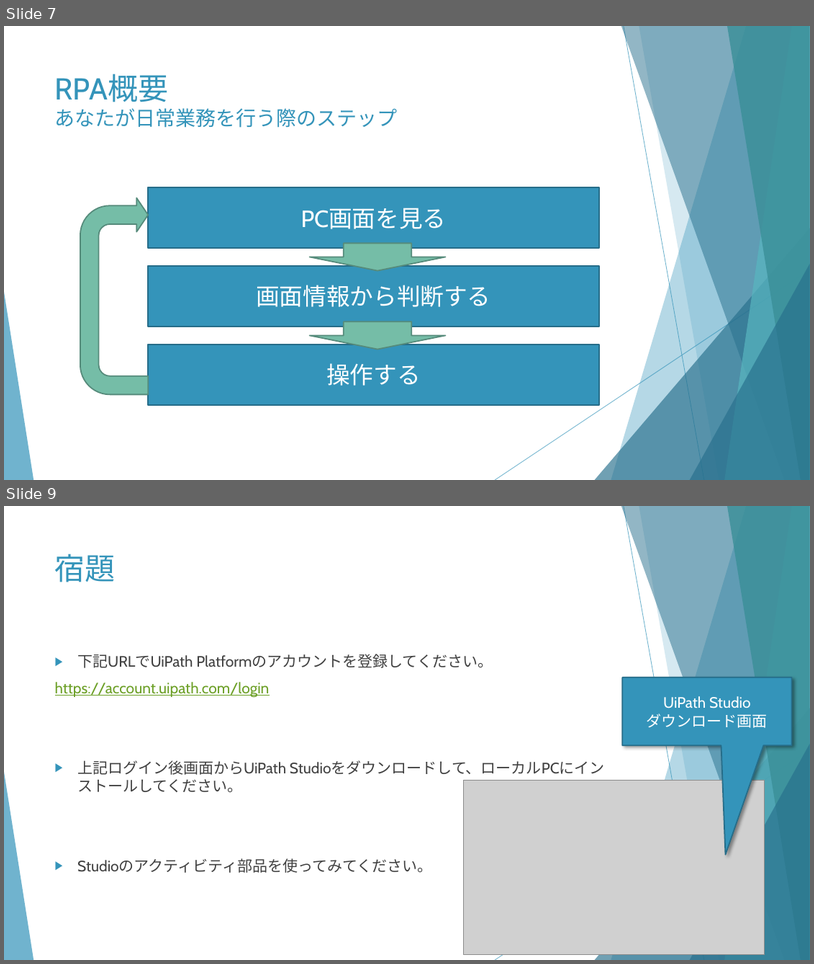
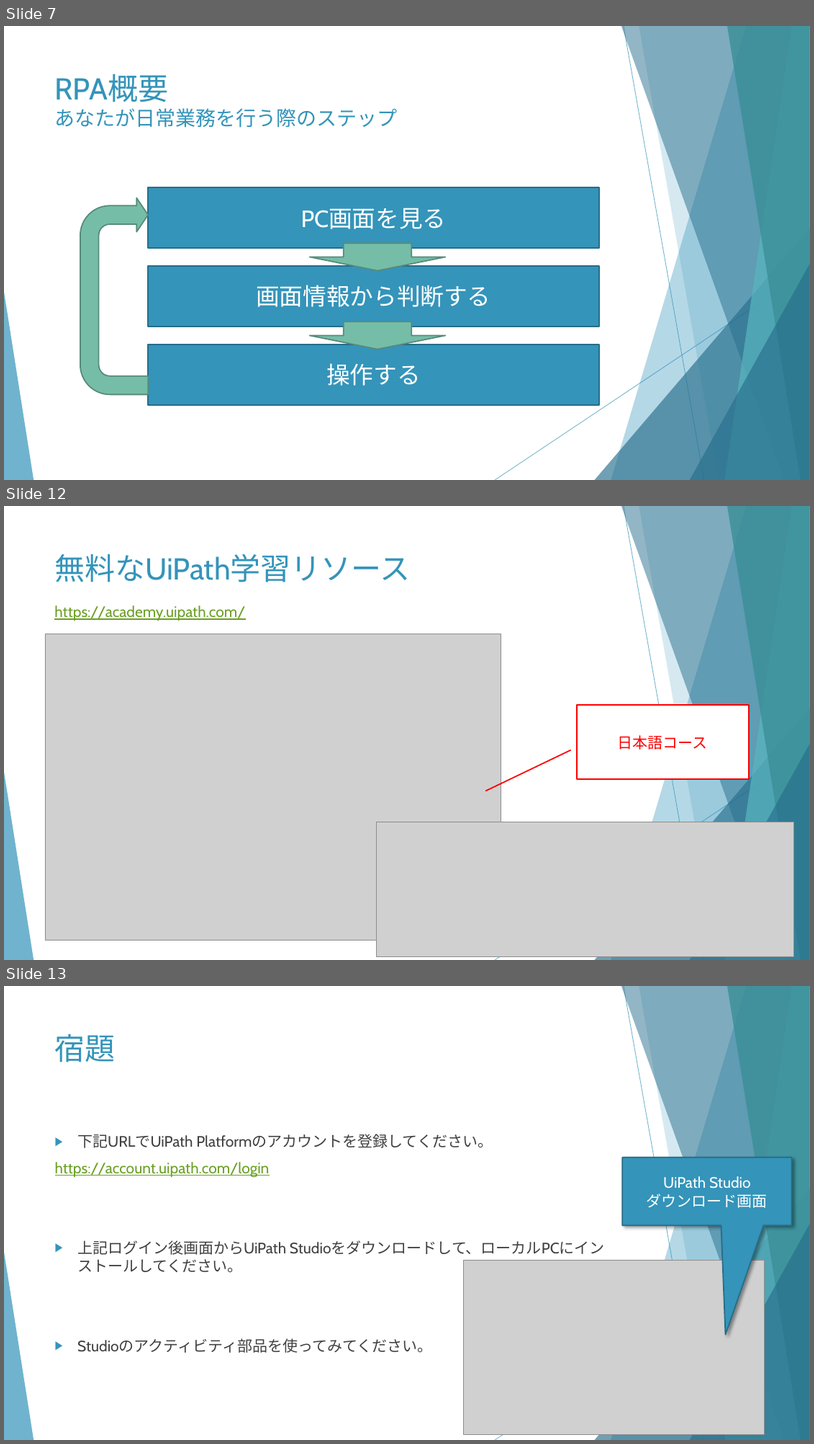
Before and after one commit to huangweijing/rpastudy, a slide deck: 020_RPA技術実施/20210218_RPA概要とUiPath環境構築/20210218_RPA概要とUiPath環境構築.pptx. Shown one above the other, each under a label of ours: slides 7 and 9 before the commit, slides 7, 12 and 13 after it; the slides between them are not shown. The pictures are 814x964 and 814x1444 pixels, drawn with LibreOffice and Linux fonts; fonts in the diff are those of the drawing; grey boxes stand for pictures. Boxes give left, top, right and bottom in pixels: in the first picture for what was removed or moved away, otherwise in the second. Text is boxed around its words. In the diff, an @@ line names an element or a change of style, - is before the commit and + after.

```diff
--- a/020_RPA技術実施/20210218_RPA概要とUiPath環境構築/20210218_RPA概要とUiPath環境構築.pptx
+++ b/020_RPA技術実施/20210218_RPA概要とUiPath環境構築/20210218_RPA概要とUiPath環境構築.pptx
@@ slide 12 added at (x1=4, y1=506, x2=810, y2=960), background #FFFFFF; not listed: 10 template elements that a slide beside it also shows @@
@@ title added at (x1=55, y1=554, x2=411, y2=582), 36 pt, text #3494BA @@
+無料なUiPath学習リソース
@@ text added at (x1=54, y1=605, x2=245, y2=620), 18 pt, text #6B9F25, underline @@
+https://academy.uipath.com/
@@ picture added at (x1=45, y1=633, x2=502, y2=939) @@
@@ border callout added at (x1=578, y1=705, x2=749, y2=780), fill #FFFFFF, outline #FF0000 1.5 pt, 18 pt, text #FF0000 @@
+日本語コース
@@ picture added at (x1=377, y1=822, x2=795, y2=957) @@
@@ what was slide 9 is now slide 13 @@
```
Also in this commit, not shown: 2 slides changed, 3 other slides added.
